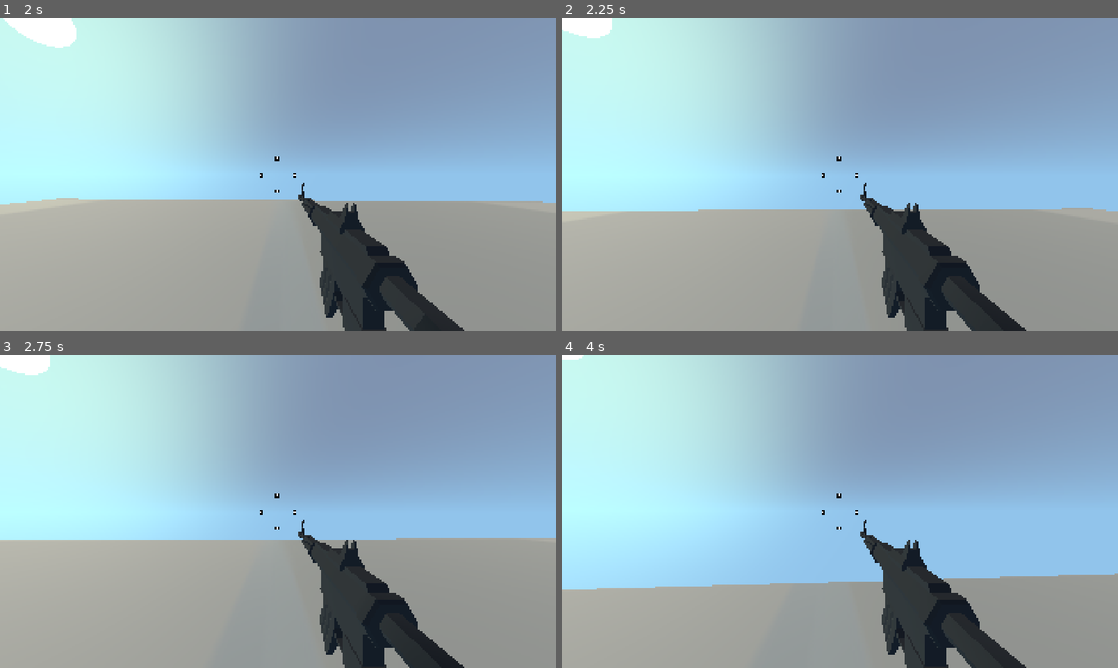
Above: before the commit, frames 1-4 (two rows, left to right).
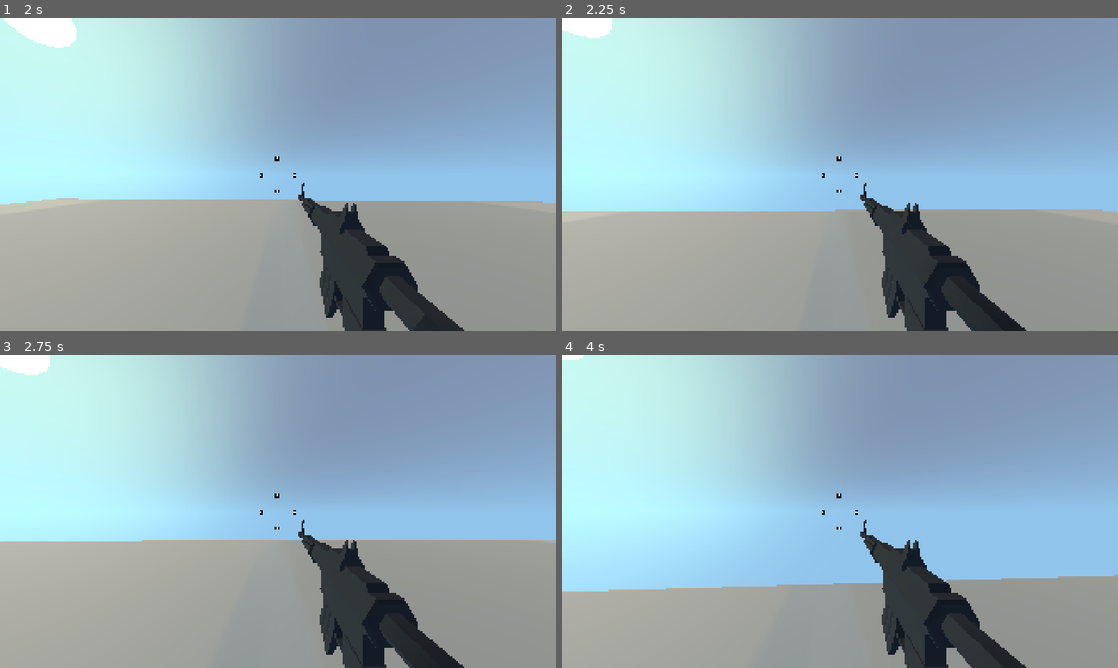
Above: after the commit, the same moments.

Repository: coreyames/my-fps-template
Game: Godot game, scene res://scenes/environment/world.tscn
Two runs of this game, one before a commit and one after it. Both use one fixed random seed, a clock stepped at 60 frames per second and the inputs below.
Inputs (mouse positions are in pixels of both pictures, inside the frame that each line leads up to):
- Up to frame 1 (2 s): tap Enter at 0.5 s; move the mouse to (305, 174) at 0.52 s; hold W (fwd) from 0.53 s (still down); tap Space (jump) at 0.6, 0.77, 1.07, 1.52, 1.55, 1.82 s; move the mouse to (250, 174) at 1.27 s; tap S (bwd) at 1.35 s
- Up to frame 2 (2.25 s): keep holding W (fwd); move the mouse to (851, 168) at 2.02 s; click (851, 168) at 2.1 s
- Up to frame 3 (2.75 s): keep holding W (fwd); tap Space (jump) at 2.3 s
- Up to frame 4 (4 s): keep holding W (fwd); move the mouse to (834, 517) at 2.77 s; tap Space (jump) at 2.85, 3.02, 3.32, 3.77, 3.8 s; move the mouse to (878, 514) at 3.52 s; tap S (bwd) at 3.6 s

Frame 1 is identical in both runs. In frame 2, 0.2% of the frame differs, in the area x 24-100%, y 60-63%; in frame 3, 0.3%; in frame 4, 0.5%, in the area x 0-100%, y 69-76%.
Error before the commit: Parse Error: Preload file "res://proj.tscn" does not exist. (res://scenes/entity/objects/equippable/gun.gd:4)

Commit message:
moving stuff and basic sounds

Diff:
--- a/project.godot
+++ b/project.godot
@@ -8,11 +8,15 @@
 
 config_version=5
 
+[animation]
+
+compatibility/default_parent_skeleton_in_mesh_instance_3d=true
+
 [application]
 
 config/name="fps-bare-bones"
 run/main_scene="uid://dx5ebi81u85xo"
-config/features=PackedStringArray("4.5", "Forward Plus")
+config/features=PackedStringArray("4.6", "Forward Plus")
 config/icon="res://icon.svg"
 
 [autoload]
--- a/scenes/entity/actors/pc.gd
+++ b/scenes/entity/actors/pc.gd
@@ -2,6 +2,9 @@
 
 const SPEED: float = 5.0;
 const JUMP_VELOCITY: float = 4.5;
+
+const walking_clip: AudioStreamMP3 = preload("res://audio/walking.mp3");
+const jump_clip: AudioStreamMP3 = preload("res://audio/jump.mp3");
 
 const console_scene: Resource = preload("res://scenes/ui/dev_console.tscn");
 var console_node: Control = null;
@@ -14,6 +17,9 @@
 
 var debug_node: Control = null;
 
+var is_directed: bool = false;
+var was_airborne: bool = false;
+
 @export var gun: Gun;
 
 func _ready() -> void:
@@ -24,6 +30,11 @@
 func _physics_process(delta: float) -> void:
 	if not is_on_floor():
 		velocity += get_gravity() * delta;
+		if !was_airborne:
+			was_airborne = true;
+	elif was_airborne:
+		was_airborne = false;
+		jump_sound();
 
 	if just_exited_menu:
 		just_exited_menu = false;
@@ -49,11 +60,19 @@
 		gun.use(get_viewport().get_camera_3d().project_ray_normal(Vector2(1920.0/2, 1080.0/2)));
 
 	if direction:
+		if !is_directed:
+			is_directed = true;
 		velocity.x = direction.x * SPEED;
 		velocity.z = direction.z * SPEED;
+		if is_on_floor():
+			walking_sound(true);
 	else:
+		if is_directed:
+			is_directed = false;
+			walking_sound(false);
 		velocity.x = move_toward(velocity.x, 0, SPEED);
 		velocity.z = move_toward(velocity.z, 0, SPEED);
+
 	move_and_slide();
 	return;
 
@@ -101,7 +120,15 @@
 		remove_child(debug_node);
 	return;
 
-#TODO set $Sound.stream before playing (when there are multiple available effects
 func jump_sound() -> void:
-	$Sound.play()
+	$Sound.stream = jump_clip;
+	$Sound.play();
 	return;
+
+func walking_sound(start: bool) -> void:
+	if !$Sound.playing && start:
+		$Sound.stream = walking_clip;
+		$Sound.play();
+	elif !start:
+		$Sound.stop();
+	return;
--- a/scenes/entity/actors/pc.tscn
+++ b/scenes/entity/actors/pc.tscn
@@ -15,28 +15,28 @@
 bottom_radius = 0.3
 height = 1.75
 
-[node name="Player" type="CharacterBody3D" node_paths=PackedStringArray("gun") groups=["settings_dependent"]]
+[node name="Player" type="CharacterBody3D" unique_id=644000164 node_paths=PackedStringArray("gun") groups=["settings_dependent"]]
 script = ExtResource("1_ukbfy")
 gun = NodePath("Camera3D/Gun")
 
-[node name="CollisionShape3D" type="CollisionShape3D" parent="."]
+[node name="CollisionShape3D" type="CollisionShape3D" parent="." unique_id=366439410]
 transform = Transform3D(1, 0, 0, 0, 1, 0, 0, 0, 1, 0, 0.875, 0)
 shape = SubResource("CylinderShape3D_ct41q")
 
-[node name="MeshInstance3D" type="MeshInstance3D" parent="CollisionShape3D"]
+[node name="MeshInstance3D" type="MeshInstance3D" parent="CollisionShape3D" unique_id=1272764567]
 mesh = SubResource("CylinderMesh_ukbfy")
 
-[node name="Camera3D" type="Camera3D" parent="." node_paths=PackedStringArray("body", "cam") groups=["settings_dependent"]]
+[node name="Camera3D" type="Camera3D" parent="." unique_id=1704852603 node_paths=PackedStringArray("body", "cam") groups=["settings_dependent"]]
 transform = Transform3D(1, 0, 0, 0, 1, 0, 0, 0, 1, 0, 1.5268595, -0.2035653)
 fov = 90.6
 script = ExtResource("2_crfiw")
 body = NodePath("..")
 cam = NodePath(".")
 
-[node name="Gun" parent="Camera3D" instance=ExtResource("3_de6uy")]
+[node name="Gun" parent="Camera3D" unique_id=176738988 instance=ExtResource("3_de6uy")]
 transform = Transform3D(-1, 0, -8.7422755e-08, 0, 0.99999976, 0, 8.742278e-08, 0, -0.99999976, 0.09608793, -0.17219186, -0.17606375)
 
-[node name="HUD" parent="." instance=ExtResource("4_s818i")]
+[node name="HUD" parent="." unique_id=235908584 instance=ExtResource("4_s818i")]
 
-[node name="Sound" type="AudioStreamPlayer3D" parent="."]
+[node name="Sound" type="AudioStreamPlayer3D" parent="." unique_id=885815588]
 stream = ExtResource("5_3d7xj")
--- a/scenes/entity/objects/equippable/gun.gd
+++ b/scenes/entity/objects/equippable/gun.gd
@@ -1,7 +1,7 @@
 class_name Gun
 extends Node3D
 
-var ammo_scene = preload("res://proj.tscn");
+var ammo_scene = preload("res://scenes/entity/objects/proj.tscn");
 const PROJ_SPAWN_Z_OFFSET = 0.57;
 const PROJ_SPAWN_Y_OFFSET = 0.077;
 
--- a/scenes/entity/objects/equippable/gun.tscn
+++ b/scenes/entity/objects/equippable/gun.tscn
@@ -40,11 +40,9 @@
 &"use": SubResource("Animation_vk1bi")
 }
 
-[node name="LPWarPack_AssaultRifle" instance=ExtResource("1_vk1bi")]
+[node name="LPWarPack_AssaultRifle" unique_id=1729779116 instance=ExtResource("1_vk1bi")]
 transform = Transform3D(-1, 0, -8.7422755e-08, 0, 0.99999976, 0, 8.742278e-08, 0, -0.99999976, 0, 0, 0)
 script = ExtResource("2_kw0bs")
 
-[node name="AnimationPlayer" type="AnimationPlayer" parent="." index="1"]
-libraries = {
-&"": SubResource("AnimationLibrary_kw0bs")
-}
+[node name="AnimationPlayer" type="AnimationPlayer" parent="." index="1" unique_id=1434169362]
+libraries/ = SubResource("AnimationLibrary_kw0bs")
--- a/scenes/entity/objects/proj.gd
+++ b/scenes/entity/objects/proj.gd
@@ -28,7 +28,7 @@
 		queue_free();
 		return;
 	handle_collision(move_and_collide(motion));
-	return
+	return;
 
 func fire(_direction: Vector3) -> void:
 	direction = _direction;
--- a/scenes/environment/world.tscn
+++ b/scenes/environment/world.tscn
@@ -55,13 +55,13 @@
 [sub_resource type="BoxMesh" id="BoxMesh_tlwt5"]
 material = SubResource("StandardMaterial3D_aqk2v")
 
-[node name="World" type="Node3D"]
+[node name="World" type="Node3D" unique_id=870428597]
 
-[node name="Level" parent="." instance=ExtResource("1_wcnsb")]
+[node name="Level" parent="." unique_id=1335998995 instance=ExtResource("1_wcnsb")]
 
-[node name="Player" parent="." instance=ExtResource("2_tmq7g")]
+[node name="Player" parent="." unique_id=2121428152 instance=ExtResource("2_tmq7g")]
 
-[node name="Sun" type="DirectionalLight3D" parent="."]
+[node name="Sun" type="DirectionalLight3D" parent="." unique_id=178360773]
 transform = Transform3D(0.5316124, -0.38471743, -0.7545733, 0.049793534, -0.8751539, 0.48127586, -0.845523, -0.29342505, -0.44608623, -5.4968576, 17.952604, 16.24462)
 light_color = Color(1.0445384, 0.97014046, 0.7717463, 1)
 light_energy = 0.4
@@ -70,23 +70,23 @@
 light_specular = 0.5
 shadow_enabled = true
 
-[node name="Moon" type="Node3D" parent="Sun"]
+[node name="Moon" type="Node3D" parent="Sun" unique_id=833445817]
 transform = Transform3D(0.06421884, -0.87902284, 0.47243473, 0.5992087, 0.41253555, 0.68612176, -0.79801303, 0.23902506, 0.55321074, 1677.5306, 365.64456, 173.68272)
 
-[node name="WorldEnvironment" type="WorldEnvironment" parent="." node_paths=PackedStringArray("sun", "moon")]
+[node name="WorldEnvironment" type="WorldEnvironment" parent="." unique_id=1512831641 node_paths=PackedStringArray("sun", "moon")]
 environment = SubResource("Environment_fj7yv")
 script = ExtResource("4_scdbs")
 sun = NodePath("../Sun")
 moon = NodePath("../Sun/Moon")
 
-[node name="TestCube" type="StaticBody3D" parent="."]
+[node name="TestCube" type="StaticBody3D" parent="." unique_id=943175591]
 transform = Transform3D(1, 0, 0, 0, 1, 0, 0, 0, 1, 2, 0.5, 0)
 
-[node name="CollisionShape3D" type="CollisionShape3D" parent="TestCube"]
+[node name="CollisionShape3D" type="CollisionShape3D" parent="TestCube" unique_id=841760638]
 shape = SubResource("BoxShape3D_fj7yv")
 
-[node name="MeshInstance3D" type="MeshInstance3D" parent="TestCube/CollisionShape3D"]
+[node name="MeshInstance3D" type="MeshInstance3D" parent="TestCube/CollisionShape3D" unique_id=2139024415]
 mesh = SubResource("BoxMesh_tlwt5")
 
-[node name="Enemy" parent="." instance=ExtResource("5_xrntt")]
+[node name="Enemy" parent="." unique_id=173467109 instance=ExtResource("5_xrntt")]
 transform = Transform3D(1, 0, 0, 0, 1, 0, 0, 0, 1, -0.033636093, 0, -5.2646914)
Not shown, added: audio/walk_concrete.mp3.import
Not shown, added: audio/walking.mp3.import
Not shown: 1 places in scenes/entity/actors/pc.tscn that only renumber resources
Not shown: 1 places in scenes/entity/objects/equippable/gun.tscn that only renumber resources
Not shown: 1 places in scenes/environment/world.tscn that only renumber resources
Not shown, added: audio/walk_concrete.mp3
Not shown, added: audio/walking.mp3
